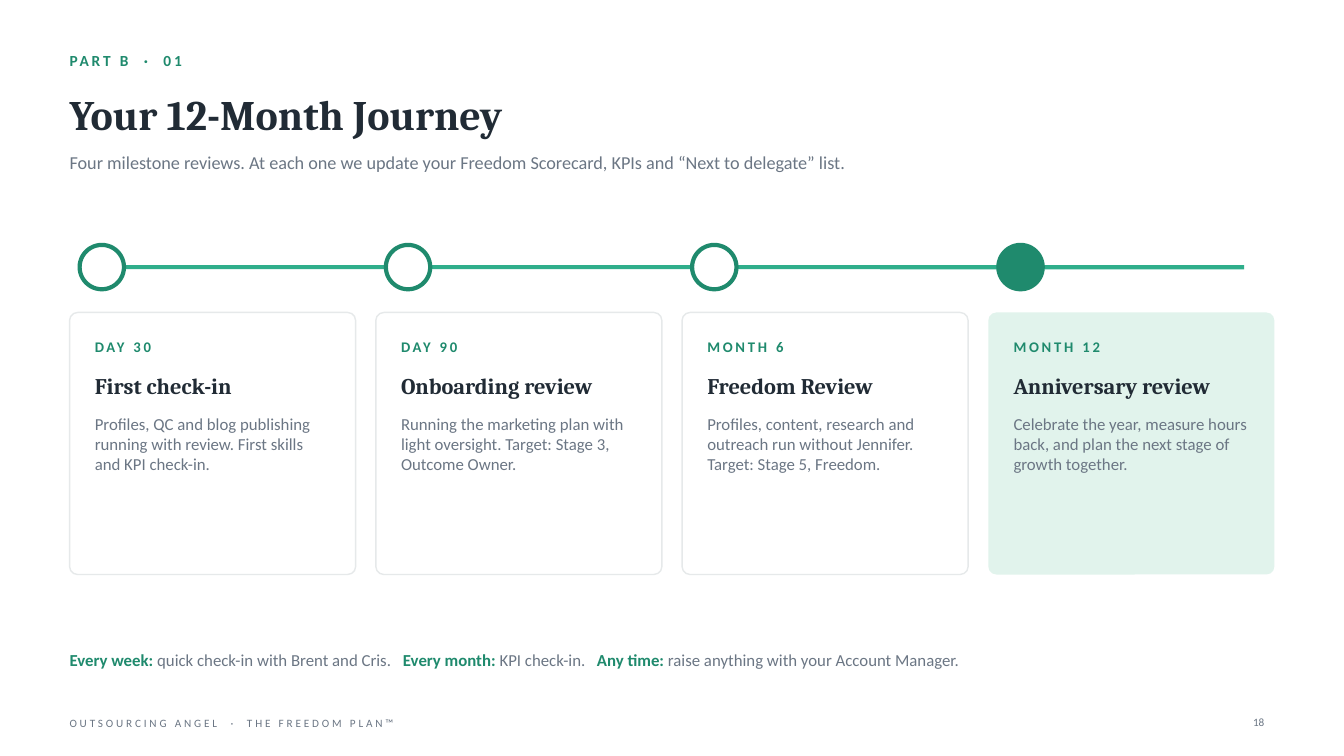
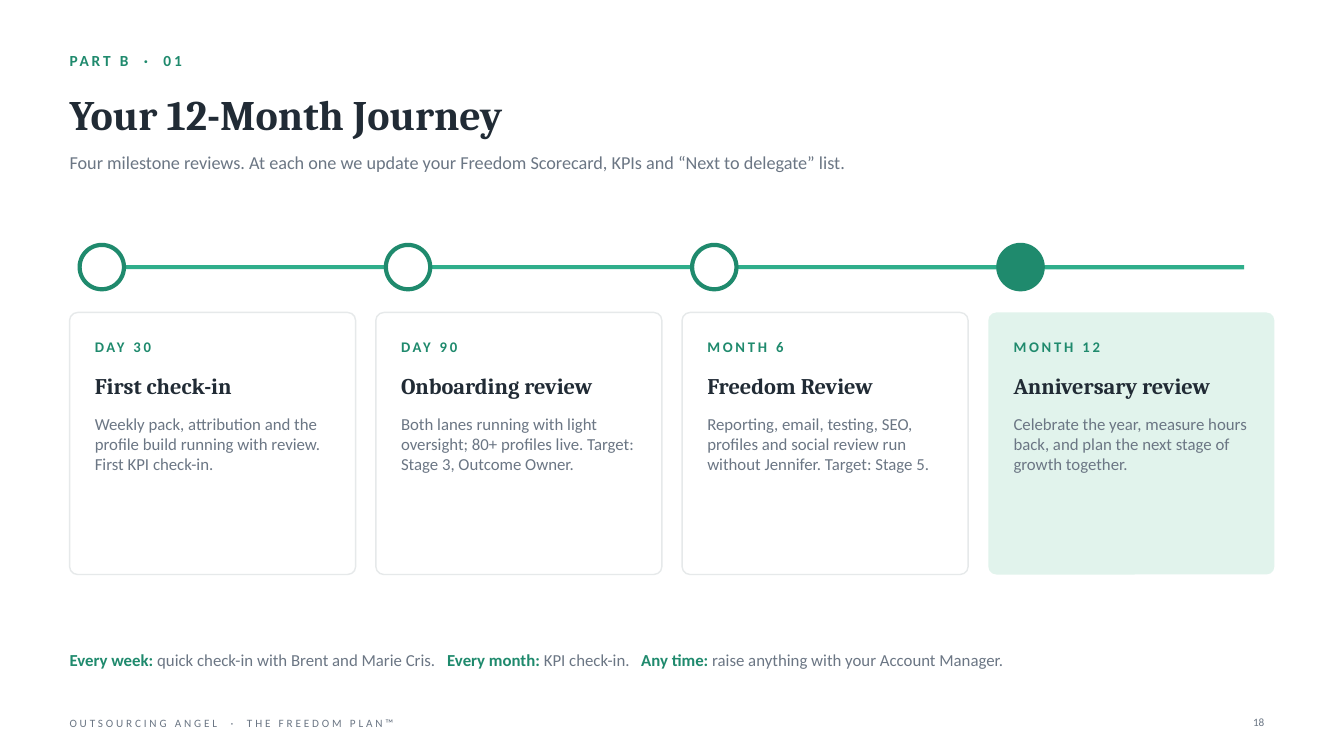
Before and after one commit to gail-gif/OA, a slide deck: slide 18 of Jennifer_Olivares_Freedom_Plan.pptx. Drawn at 1344x756 pixels with LibreOffice and Linux fonts; fonts in the diff are those of the drawing. Boxes give left, top, right and bottom in pixels: in the first picture for what was removed or moved away, otherwise in the second. Text is boxed around its words. In the diff, an @@ line names an element or a change of style, - is before the commit and + after.

```diff
--- a/Jennifer_Olivares_Freedom_Plan.pptx
+++ b/Jennifer_Olivares_Freedom_Plan.pptx
@@ text at [95, 418, 320, 470]: text changed @@
-Profiles, QC and blog publishing running with review. First skills and KPI check-in.
+Weekly pack, attribution and the profile build running with review. First KPI check-in.
@@ text at [401, 418, 634, 473]: text changed @@
-Running the marketing plan with light oversight. Target: Stage 3, Outcome Owner.
+Both lanes running with light oversight; 80+ profiles live. Target: Stage 3, Outcome Owner.
@@ text at [707, 418, 929, 473]: text changed @@
-Profiles, content, research and outreach run without Jennifer. Target: Stage 5, Freedom.
+Reporting, email, testing, SEO, profiles and social review run without Jennifer. Target: Stage 5.
@@ text at [70, 654, 1003, 669]: text changed @@
-Every week: quick check-in with Brent and Cris. Every month: KPI check-in. Any time: raise anything with your Account Manager.
+Every week: quick check-in with Brent and Marie Cris. Every month: KPI check-in. Any time: raise anything with your Account Manager.
```
Also in this commit, not shown: 27 other slides changed, 6 other files.
